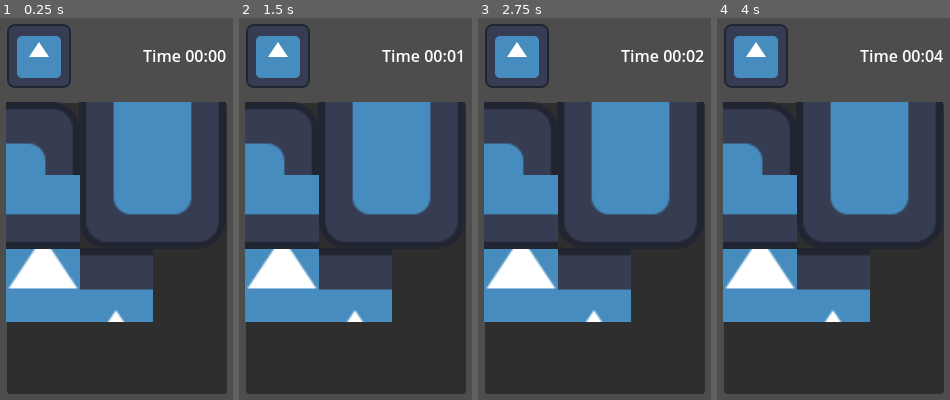
Above: before the commit, frames 1-4 (left to right).
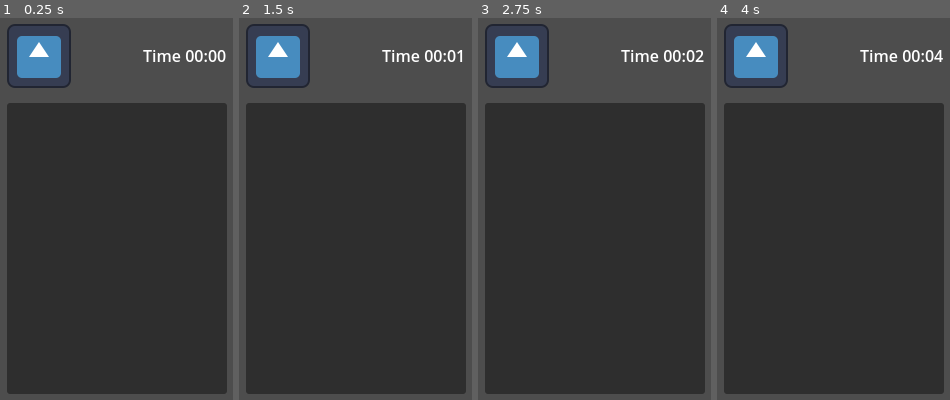
Above: after the commit, the same moments.

Repository: MaycolMont/SlidePuzzle
Game: Godot game, scene res://scenes/game.tscn
Two runs of this game, one before a commit and one after it. Both use one fixed random seed, a clock stepped at 60 frames per second and the inputs below. The project has no main scene, so this scene is started directly. The engine's default icon, where the game draws it, is replaced by a stand-in: a white triangle on a blue panel in a dark square.
Inputs (mouse positions are in pixels of both pictures, inside the frame that each line leads up to):
- Up to frame 1 (0.25 s): no input
- Up to frame 2 (1.5 s): tap Enter at 0.5 s; move the mouse to (355, 285) at 0.52 s; click (355, 285) at 0.67 s; tap Space at 1.25 s; move the mouse to (280, 140) at 1.27 s; click (280, 140) at 1.42 s
- Up to frame 3 (2.75 s): move the mouse to (594, 140) at 2.02 s; click (594, 140) at 2.17 s
- Up to frame 4 (4 s): tap Enter at 2.75 s; move the mouse to (758, 285) at 2.77 s; click (758, 285) at 2.92 s; tap Space at 3.5 s; move the mouse to (905, 140) at 3.52 s; click (905, 140) at 3.67 s

The runs differ from the first frame. In frame 1, 43% of the frame differs, in the area x 2-97%, y 21-80%; in frame 2, 43%; in frame 3, 43%; in frame 4, 43%.

Commit message:
refactor and modulate piece texture

Diff:
--- a/scripts/board.gd
+++ b/scripts/board.gd
@@ -55,13 +55,17 @@
 
 func _generate_pieces() -> void:
 	var occupied_position = []
-	var piece_size = size/pieces_range
+	var piece_size = size / pieces_range
 	var offset_pivot = Vector2.ONE * (piece_size/2)
+	var texture_size = texture.get_size() / pieces_range
+	var texture_scale = size / texture.get_size().x
+	print(texture_scale)
 	for j in range(pieces_range):
 		for i in range(pieces_range):
 			if i == 0 and j == 0:
 				continue
-			var piece = _create_piece(size, piece_size, Vector2(i, j))
+			var piece = _create_piece(piece_size, Vector2(i, j))
+			piece.set_texture(texture, pieces_range, texture_scale)
 			var random_position = _get_unique_vector(occupied_position)
 			piece.current_position = random_position
 			points += int(piece.is_in_correct())
@@ -77,12 +81,9 @@
 
 	return random_position
 
-func _create_piece(board_size, size, correct_position) -> Piece:
+func _create_piece(piece_size, correct_position) -> Piece:
 	var piece = piece_scene.instantiate()
-	piece.texture_size = texture.get_size().x / pieces_range
-	piece.factor_scale = board_size/texture.get_size().x
-	piece.texture = texture
-	piece.size = size
+	piece.size = piece_size
 	piece.correct_position = correct_position
 	piece.moved.connect(_on_piece_moved)
 	piece.tried_move.connect(_on_piece_tried_move)
--- a/scripts/game.gd
+++ b/scripts/game.gd
@@ -28,4 +28,4 @@
 
 func _on_board_solved(number_of_movements):
 	time_label.stop()
-	print_debug($VBoxContainer/HBoxContainer/TimeLabel.time_text)
+	print_debug(time_label.time_text)
--- a/scripts/piece.gd
+++ b/scripts/piece.gd
@@ -5,11 +5,8 @@
 signal tried_move(current_position)
 
 var size : float
-var factor_scale : float
-var texture_size : float
 var current_position : Vector2
 var correct_position : Vector2
-var texture : Texture2D
 var raycast : RayCast2D
 
 func _ready():
@@ -19,10 +16,14 @@
 func _set_dimensions() -> void:
 	var vector_size = Vector2.ONE * size
 	$CollisionShape2D.shape.size = vector_size
+
+func set_texture(texture, grid_size, factor_scale):
 	var sprite = $Sprite2D
 	sprite.texture = texture
-	sprite.region_rect = Rect2(texture_size * correct_position, texture_size * Vector2.ONE)
-	sprite.scale *= factor_scale
+	sprite.hframes = grid_size
+	sprite.vframes = grid_size
+	sprite.frame_coords = correct_position
+	sprite.scale = Vector2.ONE * factor_scale
 
 func _add_raycast() -> void:
 	var raycast2d = RayCast2D.new()
